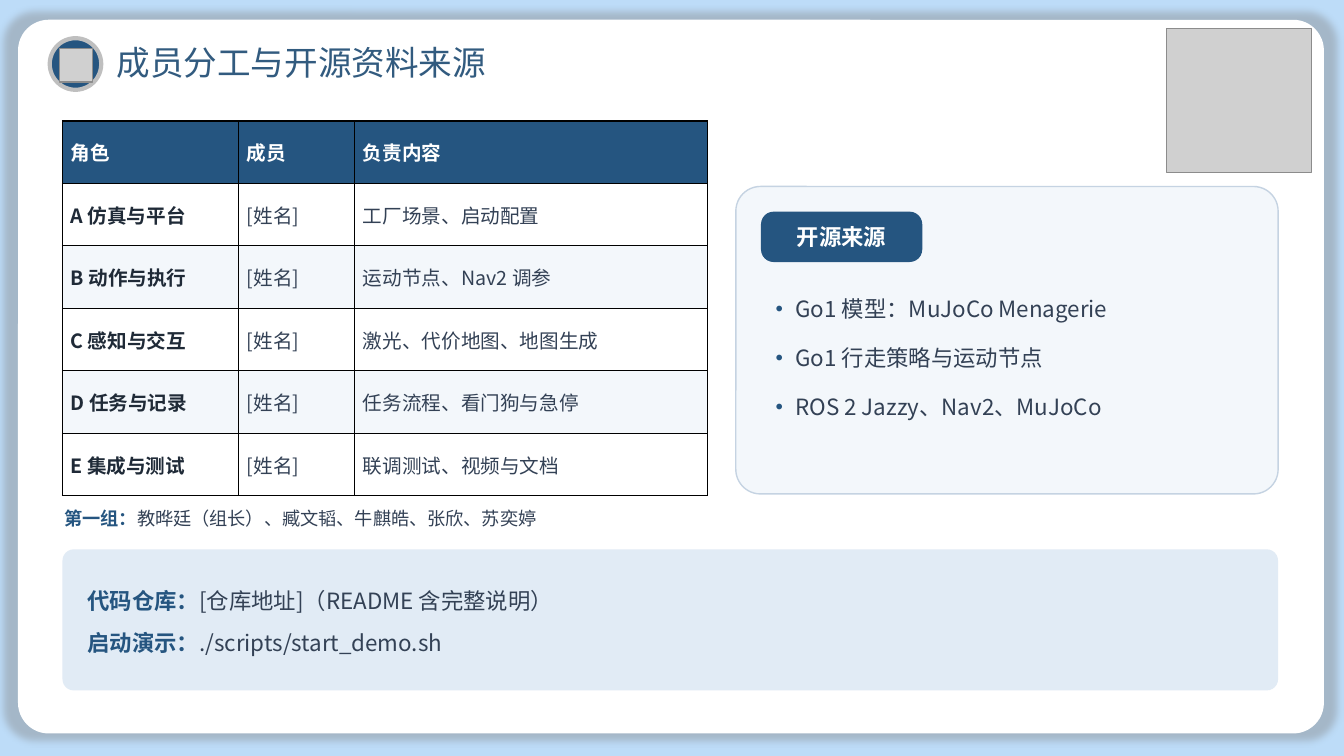
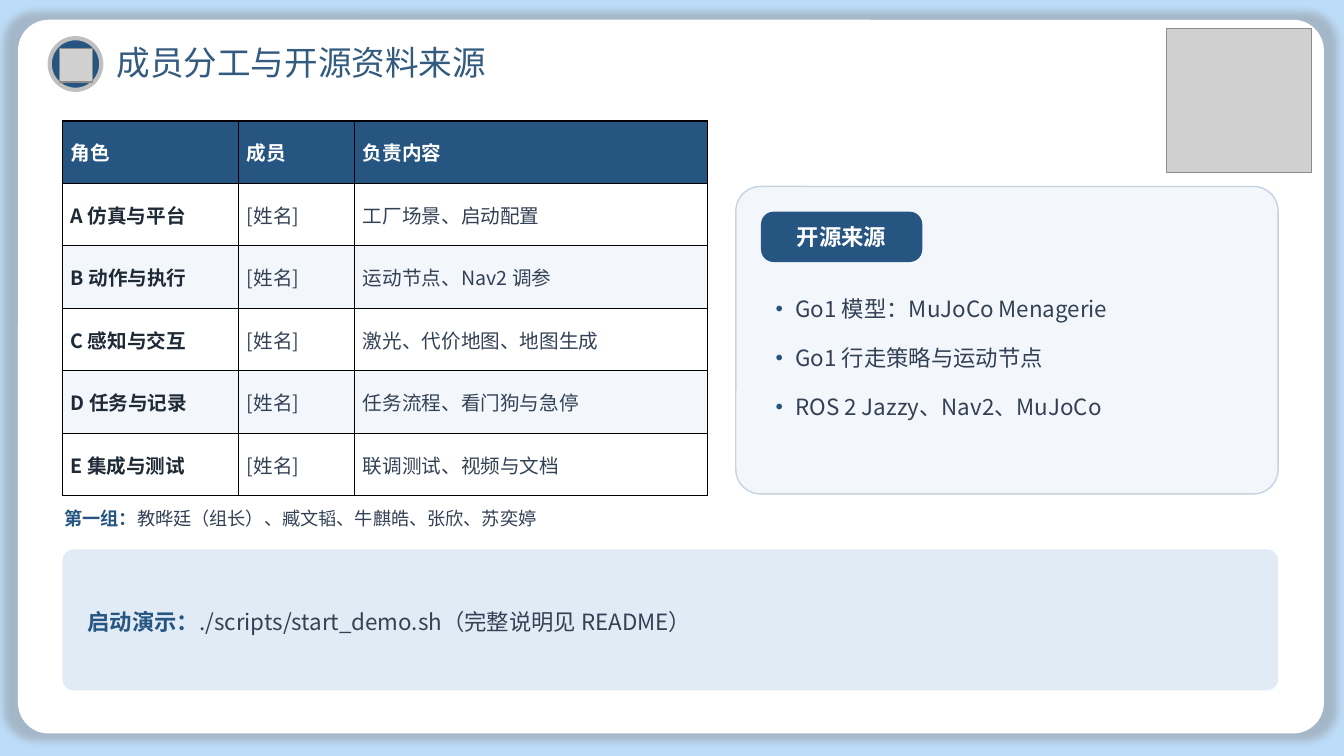
Before and after one commit to Ishjoel/go1-b2-navigation, a slide deck: slide 9 of docs/B2车间通道通行_汇报.pptx. Drawn at 1344x756 pixels with LibreOffice and Linux fonts; fonts in the diff are those of the drawing; grey boxes stand for pictures; background and template pictures are left out. Boxes give left, top, right and bottom in pixels: in the first picture for what was removed or moved away, otherwise in the second. Text is boxed around its words. In the diff, an @@ line names an element or a change of style, - is before the commit and + after.

```diff
--- a/docs/B2车间通道通行_汇报.pptx
+++ b/docs/B2车间通道通行_汇报.pptx
@@ text at (88, 611, 691, 635): text changed @@
-代码仓库：[仓库地址]（README 含完整说明）
-启动演示：./scripts/start_demo.sh
+启动演示：./scripts/start_demo.sh（完整说明见 README）
```
